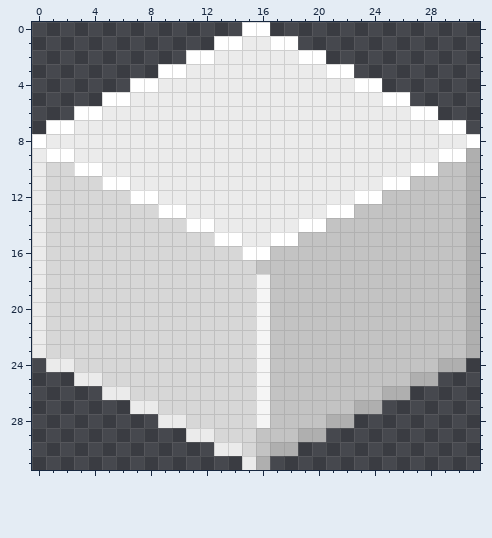
Pixel-art file, stored at sourceicons/seededcubetextures/general/whole.ase. That is the earlier state.
32x32 pixels, 1 frame.
Now the later version:
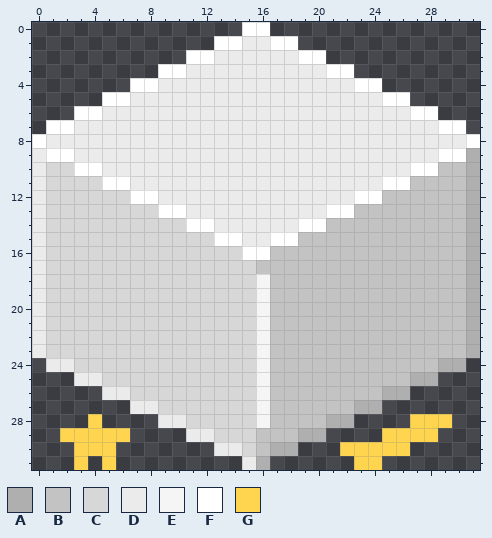
Palette (. is transparent): A #afafaf  B #c3c3c3  C #d7d7d7  D #ebebeb  E #f5f5f5  F #ffffff  G #ffd54f
Difference:
--- layer "base.png"
@@ x 0..31 @@
 27 .......DDCCCCCCCEBBBBBBAA.......
-28 .........DDCCCCCEBBBBAA.........
-29 ...........DDCCCBBBAA...........
-30 .............DDCBAA.............
-31 ...............DA...............
+28 ....G....DDCCCCCEBBBBAA....GGG..
+29 ..GGGGG....DDCCCBBBAA....GGGG...
+30 ...GGG.......DDCBAA...GGGGG.....
+31 ...G.G.........DA......GG.......
Changed places in both pictures, as pixel boxes (x1, y1, x2, y2):
added: (60, 414, 130, 470)
added: (340, 414, 452, 470)
